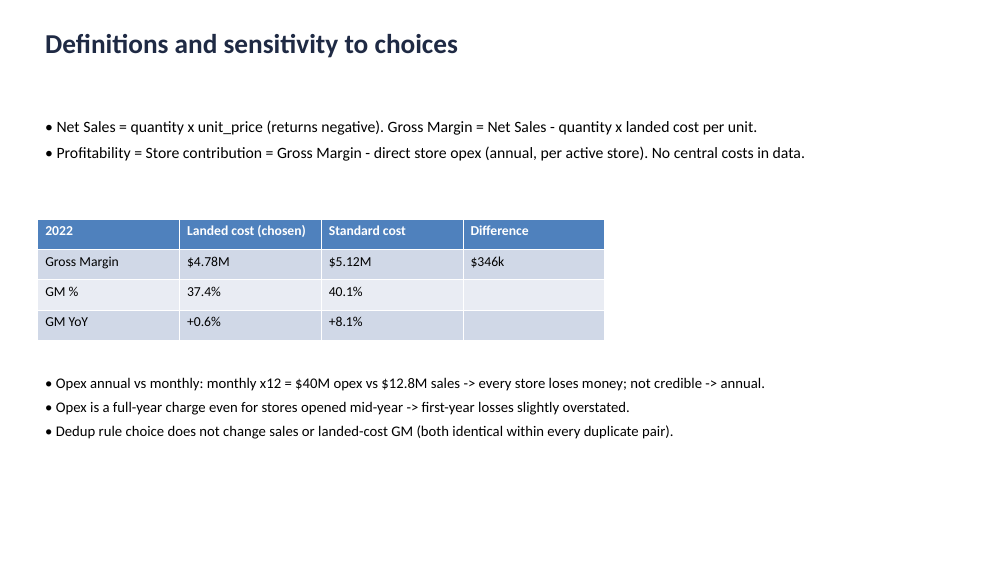
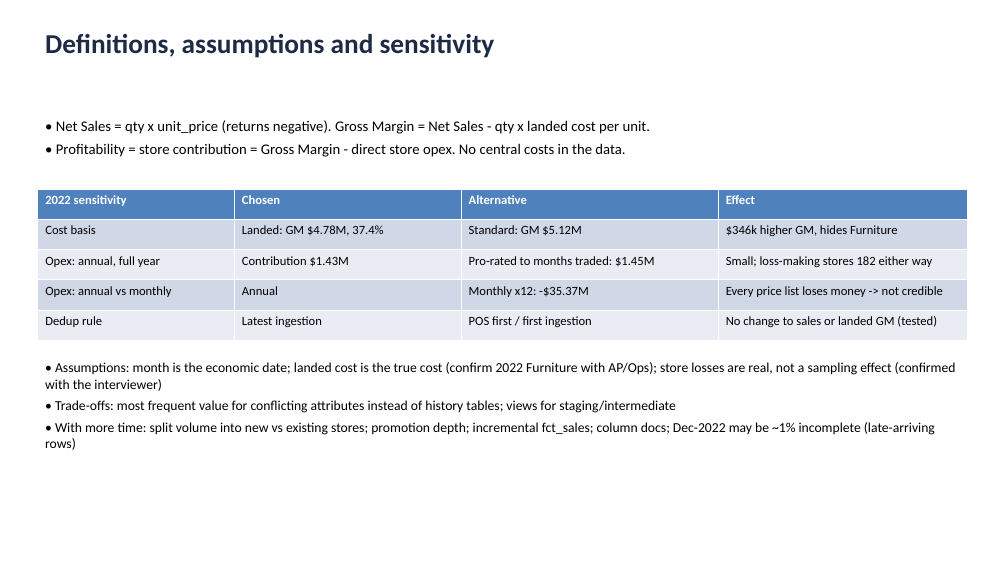
Before and after one commit to GaetyCodes/dbt-test-assignment, a slide deck: slide 6 of deliverables/ceo_sales_review.pptx. Drawn at 1008x567 pixels with LibreOffice and Linux fonts; fonts in the diff are those of the drawing. Boxes give left, top, right and bottom in pixels: in the first picture for what was removed or moved away, otherwise in the second. Text is boxed around its words. In the diff, an @@ line names an element or a change of style, - is before the commit and + after.

```diff
--- a/deliverables/ceo_sales_review.pptx
+++ b/deliverables/ceo_sales_review.pptx
@@ text at [45,34,495,58]: text changed @@
-Definitions and sensitivity to choices
+Definitions, assumptions and sensitivity
@@ text at [56,120,650,157]: text changed; size 15 to 14 pt @@
-• Net Sales = quantity x unit_price (returns negative). Gross Margin = Net Sales - quantity x landed cost per unit.
-• Profitability = Store contribution = Gross Margin - direct store opex (annual, per active store). No central costs in data.
+• Net Sales = qty x unit_price (returns negative). Gross Margin = Net Sales - qty x landed cost per unit.
+• Profitability = store contribution = Gross Margin - direct store opex. No central costs in the data.
@@ table at [38,189,968,340] @@
-row 1: 2022 | Landed cost (chosen) | Standard cost | Difference
-row 2: Gross Margin | $4.78M | $5.12M | $346k
-row 3: GM % | 37.4% | 40.1% | 
-row 4: GM YoY | +0.6% | +8.1% | 
+row 1: 2022 sensitivity | Chosen | Alternative | Effect
+row 2: Cost basis | Landed: GM $4.78M, 37.4% | Standard: GM $5.12M | $346k higher GM, hides Furniture
+row 3: Opex: annual, full year | Contribution $1.43M | Pro-rated to months traded: $1.45M | Small; loss-making stores 182 either way
+row 4: Opex: annual vs monthly | Annual | Monthly x12: -$35.37M | Every price list loses money -> not credible
+row 5: Dedup rule | Latest ingestion | POS first / first ingestion | No change to sales or landed GM (tested)
@@ table: place and size @@
-table at [38,219,606,340]
+table at [38,189,968,340]
@@ text at [45,362,956,450]: text changed; size 14 to 13 pt @@
-• Opex annual vs monthly: monthly x12 = $40M opex vs $12.8M sales -> every store loses money; not credible -> annual.
-• Opex is a full-year charge even for stores opened mid-year -> first-year losses slightly overstated.
-• Dedup rule choice does not change sales or landed-cost GM (both identical within every duplicate pair).
+• Assumptions: month is the economic date; landed cost is the true cost (confirm 2022 Furniture with AP/Ops); store losses are real, not a sampling effect (confirmed with the interviewer)
+• Trade-offs: most frequent value for conflicting attributes instead of history tables; views for staging/intermediate
+• With more time: split volume into new vs existing stores; promotion depth; incremental fct_sales; column docs; Dec-2022 may be ~1% incomplete (late-arriving rows)
```
Also in this commit, not shown: 7 other slides changed, 4 slides added, 4 slides removed, 2 other files.
